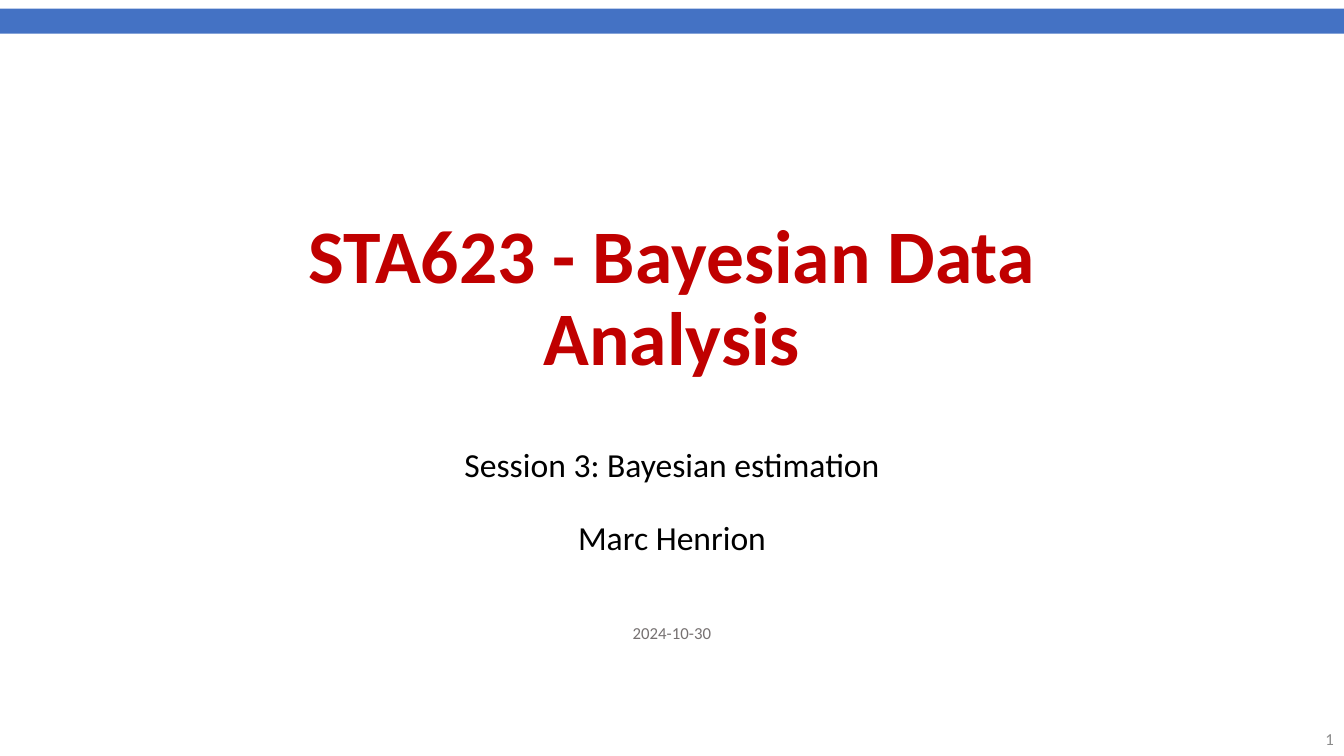
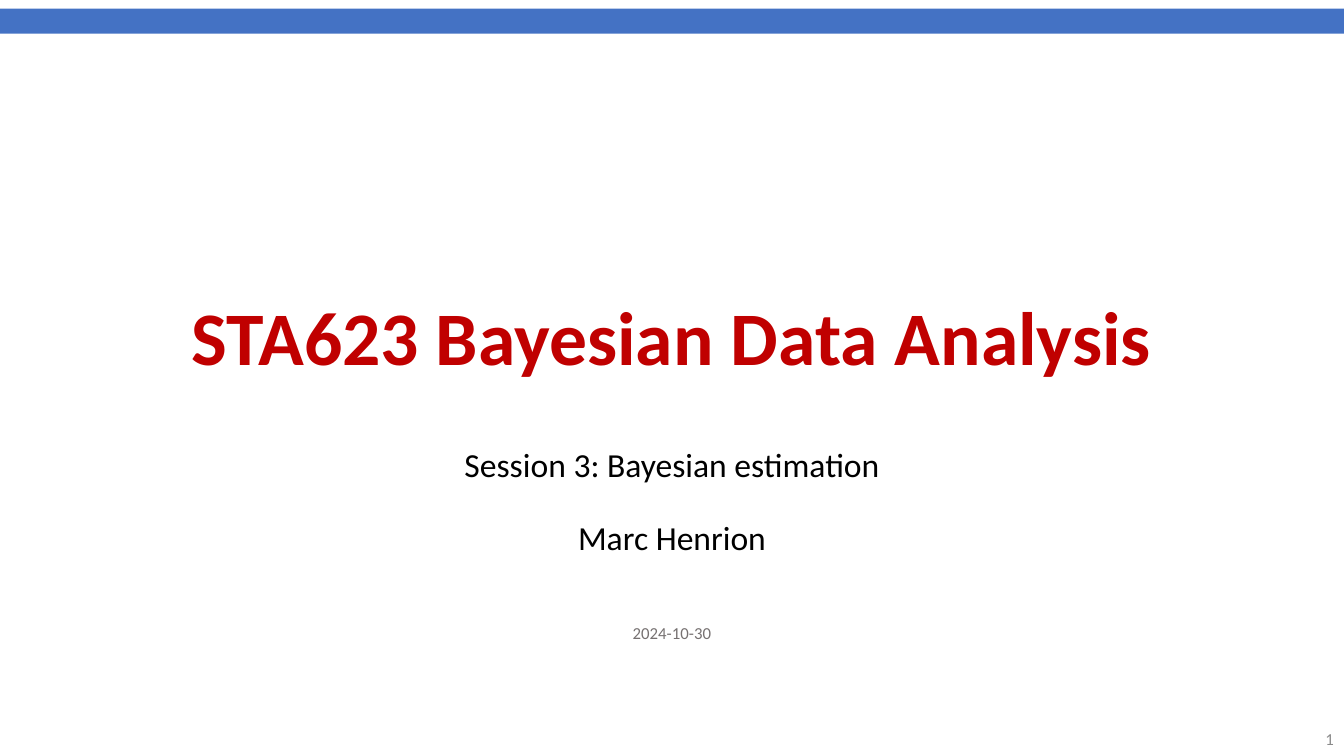
Before and after one commit to gitMarcH/UNIMA_STA623_2024, a slide deck: slide 1 of Lectures/Chanco_STA623_BDA_2024_Henrion_Session3.pptx. Drawn at 1344x756 pixels with LibreOffice and Linux fonts; fonts in the diff are those of the drawing; background and template pictures are left out. Boxes give left, top, right and bottom in pixels: in the first picture for what was removed or moved away, otherwise in the second. Text is boxed around its words. In the diff, an @@ line names an element or a change of style, - is before the commit and + after.

Commit message:
Updating all slides

```diff
--- a/Lectures/Chanco_STA623_BDA_2024_Henrion_Session3.pptx
+++ b/Lectures/Chanco_STA623_BDA_2024_Henrion_Session3.pptx
@@ title at (192, 312, 1151, 377): text changed @@
-STA623 - Bayesian Data Analysis
+STA623 Bayesian Data Analysis
```
Also in this commit, not shown: 26 other slides changed, 1 slide added, 1 slide removed.
